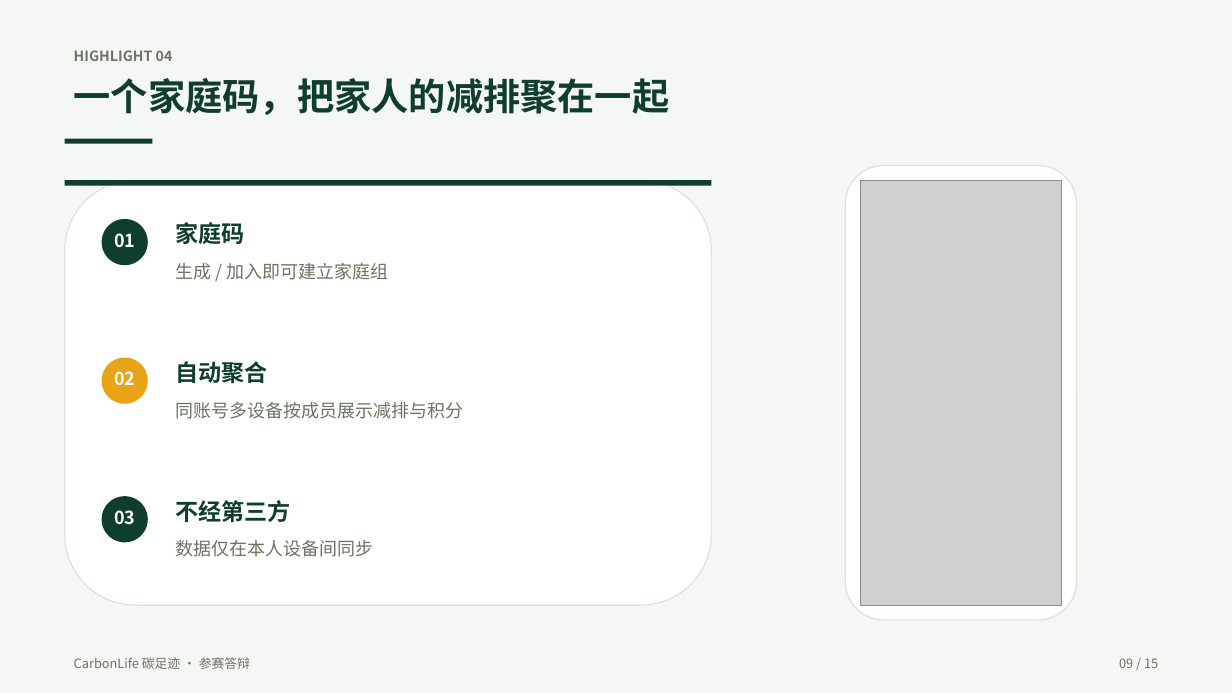
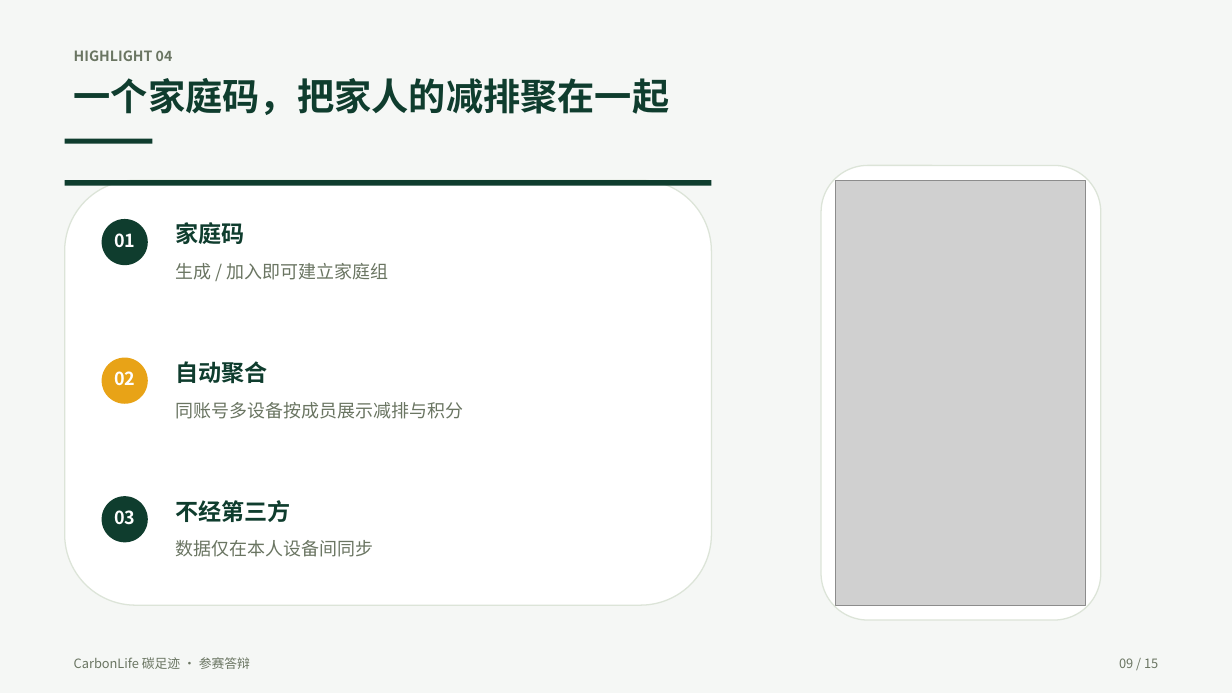
Before and after one commit to zyx-dc/CarbonLife, a slide deck: slide 9 of docs/tasks/ppt/CarbonLife-答辩PPT.pptx. Drawn at 1232x693 pixels with LibreOffice and Linux fonts; fonts in the diff are those of the drawing; grey boxes stand for pictures. Boxes give left, top, right and bottom in pixels: in the first picture for what was removed or moved away, otherwise in the second. Text is boxed around its words. In the diff, an @@ line names an element or a change of style, - is before the commit and + after.

```diff
--- a/docs/tasks/ppt/CarbonLife-答辩PPT.pptx
+++ b/docs/tasks/ppt/CarbonLife-答辩PPT.pptx
@@ rounded rectangle: place and size @@
-rounded rectangle at [846, 165, 1077, 620]
+rounded rectangle at [822, 165, 1102, 620]
@@ picture: place and size @@
-picture at [860, 180, 1062, 605]
+picture at [836, 180, 1087, 605]
```
Also in this commit, not shown: 9 other slides changed, 14 other files.
